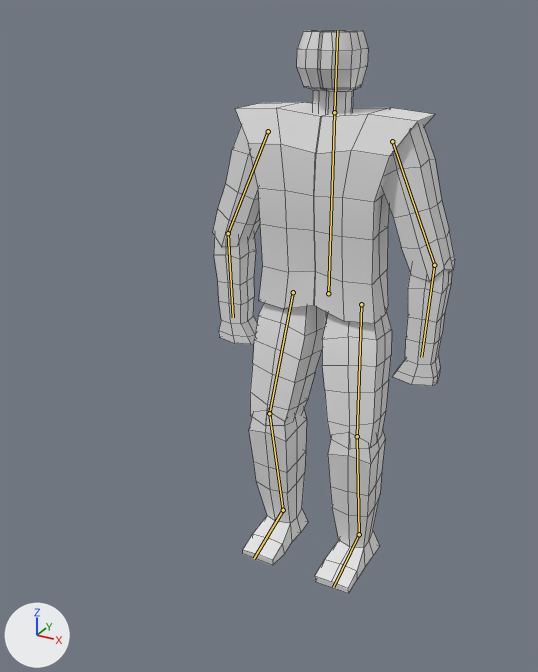
The Blender file Godot/Blender/Shambler/shambler.blend, before and after one commit.
One viewpoint serves both versions: a 50 mm lens placed at (1.53, -3.44, 3.04), pointed at (-0.1, -0.47, 1.55). Every picture has the same lights, and +X, +Y and +Z are marked at lower left. The bones that bend it are drawn over the model as lines. Mesh edges are drawn as thin lines.
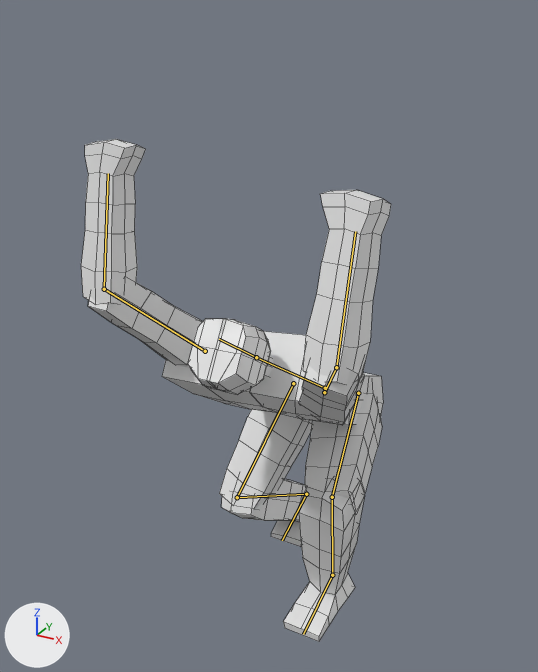
The newer file adds an action. The first version stands in its rest pose; the second is drawn at frame 17 of the action 'smash_down'.

Location of each change, [x1, y1, x2, y2] in pixels of the pictures (538 x 672 px):
'Cube', posed (28% wider, 11% shorter)
    before: [213, 30, 455, 594]
    after: [81, 139, 391, 641]
bone 'body', root to tip
    before: (328, 293) to (334, 112)
    after: (325, 388) to (256, 357)
bone 'head', root to tip
    before: (334, 112) to (337, 30)
    after: (256, 357) to (219, 339)
bone 'upperarm.l', root to tip
    before: (392, 141) to (434, 265)
    after: (324, 392) to (336, 367)
bone 'lowerarm.l', root to tip
    before: (434, 265) to (421, 357)
    after: (336, 367) to (355, 231)
bone 'upperarm.r', root to tip
    before: (268, 131) to (228, 233)
    after: (205, 351) to (104, 289)
bone 'lowerarm.r', root to tip
    before: (228, 233) to (233, 317)
    after: (104, 289) to (108, 173)

What the commit changed:
Bone 'body' (bone_body) moves from (0.0, 0.0, 0.0) to (0.0, -0.571, 0.0).
Bone 'body' (bone_body) turns from (0, 0, 0) to (0, 4, 57) degrees about its own x, y and z.
Bone 'head' (bone_head) turns from (0, 0, 0) to (0, -2, -1) degrees about its own x, y and z.
Bone 'upperarm.l' (bone_upperarm_l) moves from (0.0, 0.0, 0.0) to (-0.055, -0.005, 0.002).
Bone 'upperarm.l' (bone_upperarm_l) turns from (0, 0, 0) to (-47, -5, -168) degrees about its own x, y and z.
Bone 'lowerarm.l' (bone_lowerarm_l) moves from (0.0, 0.0, 0.0) to (-0.015, 0.038, -0.001).
Bone 'lowerarm.l' (bone_lowerarm_l) turns from (0, 0, 0) to (3, -5, 61) degrees about its own x, y and z.
Bone 'upperarm.r' (bone_upperarm_r) moves from (0.0, 0.0, 0.0) to (0.055, 0.002, -0.005).
Bone 'upperarm.r' (bone_upperarm_r) turns from (0, 0, 0) to (48, -14, -176) degrees about its own x, y and z.
Bone 'lowerarm.r' (bone_lowerarm_r) moves from (0.0, 0.0, 0.0) to (0.015, -0.037, -0.003).
Bone 'lowerarm.r' (bone_lowerarm_r) turns from (0, 0, 0) to (6, -1, 58) degrees about its own x, y and z.
Bone 'iklegpole.l' (bone_iklegpole_l) moves from (0.0, 0.0, 0.0) to (0.011, -0.175, 0.051).
Bone 'iklegtarget.l' (bone_iklegtarget_l) moves from (0.0, 0.0, 0.0) to (-0.013, -0.385, 0.0).
Bone 'iklegpole.r' (bone_iklegpole_r) moves from (0.0, 0.0, 0.0) to (-0.101, -0.175, -0.007).
Bone 'iklegtarget.r' (bone_iklegtarget_r) moves from (0.0, 0.0, 0.0) to (0.046, 0.243, -0.016).
Bone 'iklegtarget.r' (bone_iklegtarget_r) turns from (0, 0, 0) to (0, 1, 2) degrees about its own x, y and z.
